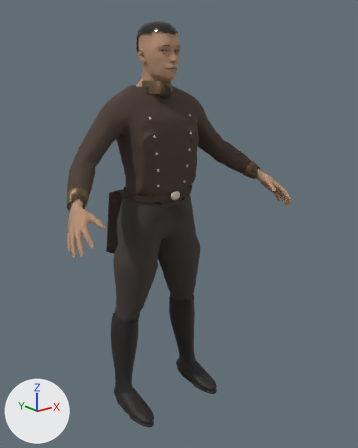
The glTF model web/public/models/characters/surgeon-lod0.glb: old version first, new version second.
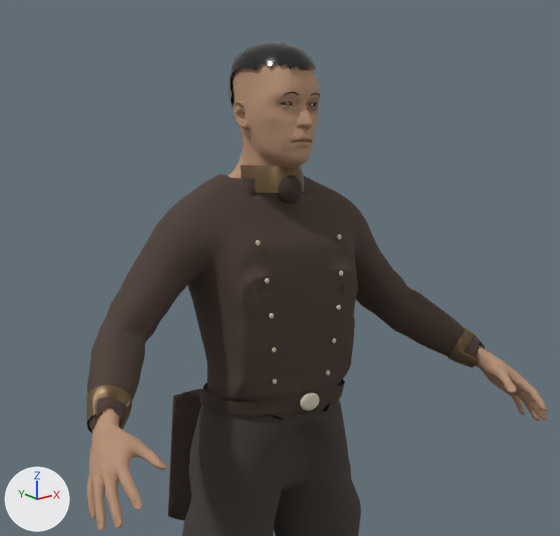
Each version appears first whole from a 50 mm camera at (-1.291, -1.81, 1.58) aimed at (0.051, -0.132, 0.909), and next in a close-up on the part from 7% to 83% of the width and 0% to 58% of the height. Arrows for +X, +Y and +Z are at lower left; the lights stay in place. The first two pictures are the older version. Vertices at exactly the same position are counted once.

Script lines for the objects in view, before the commit:
```python
ob_human_legwear_lod0 = bpy.data.objects.new('Human_legwear_LOD0', me_tailored_breeches)
ob_human_legwear_lod0.location = (0.0, 0.0, 0.0)
ob_human_outfit_lod0 = bpy.data.objects.new('Human_outfit_LOD0', me_tailored_coat)
ob_human_outfit_lod0.location = (0.0, 0.0, 0.0)
ob_human_skin_lod0 = bpy.data.objects.new('Human_skin_LOD0', me_exposed_human_skin)
ob_human_skin_lod0.location = (0.0, 0.0, 0.0)
```
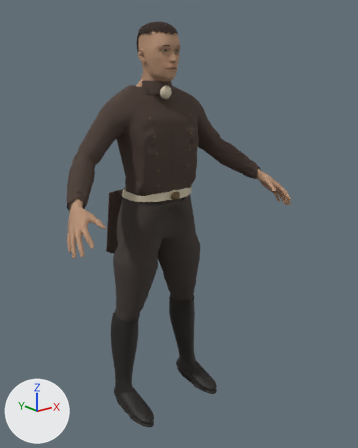
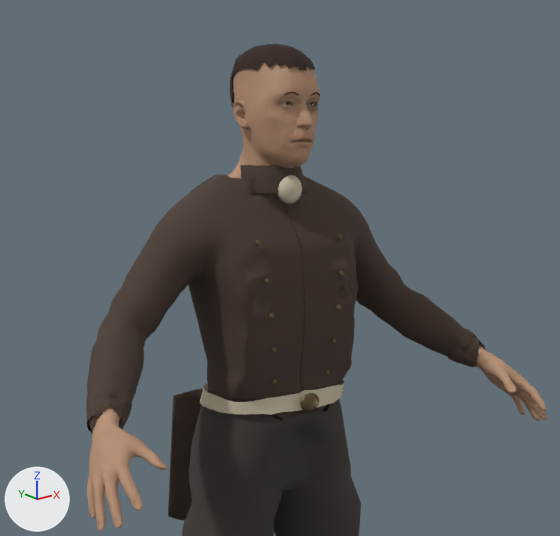
Edits to the bpy script that builds the scene:
```text
Change mat_apparel_atlas:
    add n7 = _N.new('ShaderNodeMix'); n7.name = 'Mix'
    add n7.data_type = 'RGBA'
    add n7.blend_type = 'MULTIPLY'
    add n7.inputs[0].default_value = 1.0  # 'Factor'
    add n8 = _N.new('ShaderNodeVertexColor'); n8.name = 'Color Attribute'
    where n2 = _N.new('ShaderNodeTexImage'); n2.name = 'Image Texture'
    where n0 = _N.new('ShaderNodeBsdfPrincipled'); n0.name = 'Principled BSDF'
    remove _L.new(n2.outputs[0], n0.inputs[0])  # 'Color' to 'Base Color'
    add _L.new(n7.outputs[2], n0.inputs[0])  # 'Result' to 'Base Color'
    add _L.new(n8.outputs[0], n7.inputs[7])  # 'Color' to 'B'
    add _L.new(n2.outputs[0], n7.inputs[6])  # 'Color' to 'A'
Change mat_skin:
    add n6 = _N.new('ShaderNodeMix'); n6.name = 'Mix.001'
    add n6.data_type = 'RGBA'
    add n6.blend_type = 'MULTIPLY'
    add n6.inputs[0].default_value = 1.0  # 'Factor'
    add n7 = _N.new('ShaderNodeVertexColor'); n7.name = 'Color Attribute'
    where n4 = _N.new('ShaderNodeNormalMap'); n4.name = 'Normal Map'
    n4.inputs[0].default_value: 0.28 -> 0.38  # 'Strength'
    where n3 = _N.new('ShaderNodeTexImage'); n3.name = 'Image Texture'
    where n2 = _N.new('ShaderNodeMix'); n2.name = 'Mix'
    remove _L.new(n3.outputs[0], n2.inputs[6])  # 'Color' to 'A'
    add _L.new(n6.outputs[2], n2.inputs[6])  # 'Result' to 'A'
    add _L.new(n7.outputs[0], n6.inputs[7])  # 'Color' to 'B'
    add _L.new(n3.outputs[0], n6.inputs[6])  # 'Color' to 'A'
Change me_tailored_breeches:
    remove me_tailored_breeches.from_pydata(...)  # 972 vertices, 1839 faces; spans x -0.227..0.227, y -0.158..0.115, z 0.444..1.048
    add me_tailored_breeches.from_pydata(...)  # 973 vertices, 1839 faces; spans x -0.227..0.227, y -0.158..0.114, z 0.444..1.048
    me_tailored_breeches part 1: 2 vertices moved within x -0.005..0.054, y 0.008..0.082, z 0.849..1.031; 907 vertices removed from x -0.227..0.227, y -0.155..0.115, z 0.444..1.045; 908 vertices added at x -0.227..0.227, y -0.155..0.114, z 0.444..1.044
Change me_tailored_coat:
    remove me_tailored_coat.from_pydata(...)  # 3992 vertices, 7343 faces; spans x -0.514..0.514, y -0.217..0.181, z 0.698..1.533
    add me_tailored_coat.from_pydata(...)  # 4586 vertices, 8513 faces; spans x -0.514..0.514, y -0.216..0.181, z 0.698..1.533
    me_tailored_coat part 2: a new loose piece of 103 vertices spanning x -0.001..0.001, y -0.156..-0.094, z 1.083..1.467, in mat_apparel_atlas
    me_tailored_coat part 3: a new loose piece of 102 vertices spanning x -0.209..-0.084, y 0.018..0.043, z 1.422..1.515, in mat_apparel_atlas
    me_tailored_coat part 4: 413 vertices moved from x -0.507..0.493, y -0.213..0.095, z 0.999..1.495 to x -0.508..0.493, y -0.214..0.095, z 0.998..1.498; 1818 vertices removed from x -0.512..0.511, y -0.217..0.094, z 0.998..1.514; 1817 vertices added at x -0.512..0.513, y -0.216..0.095, z 0.997..1.513
    me_tailored_coat part 5: 2571 kept faces spanning x -0.514..0.514, y -0.215..0.095, z 0.998..1.533 get new texture (UV) coordinates
    other edits to the shape of me_tailored_coat do not show in these pictures
Change me_exposed_human_skin:
    remove me_exposed_human_skin.from_pydata(...)  # 7850 vertices, 15412 faces; spans x -0.572..0.572, y -0.38..0.051, z 0.95..1.766
    add me_exposed_human_skin.from_pydata(...)  # 7848 vertices, 15411 faces; spans x -0.572..0.572, y -0.38..0.048, z 0.95..1.763
    me_exposed_human_skin part 6
    130 vertices are removed from x -0.079..0.079, y -0.156..0.051, z 1.64..1.766
    210 faces are deleted
    3 vertices move from x -0.034..0.065, y -0.156..0.025, z 1.669..1.673 to x -0.034..0.062, y -0.156..0.012, z 1.669..1.7
    128 vertices are added at x -0.076..0.076, y -0.156..0.048, z 1.64..1.763
    209 new faces join them, mat_apparel_atlas
    me_exposed_human_skin part 7: 1630 kept faces spanning x -0.056..0.056, y -0.159..-0.12, z 1.639..1.68 get new texture (UV) coordinates
```

Where the change shows, as pixel boxes (x1, y1, x2, y2) in the close-ups (560 x 536 px; the box of a moved part takes in the faces that stretch with it):
'Human_outfit_LOD0', recoloured, reshaped: before (86, 165, 485, 521); after (86, 165, 486, 521)
'Human_legwear_LOD0', reshaped: (182, 399, 361, 536) in both
'Human_skin_LOD0', reshaped: before (87, 42, 548, 531); after (87, 44, 548, 531)
part 2 of me_tailored_coat, added: after (286, 205, 305, 377)
part 3 of me_tailored_coat, added: after (188, 174, 219, 194)
part 4 of me_tailored_coat, moved or reshaped: before (87, 175, 485, 430); after (87, 175, 486, 430)
part 5 of me_tailored_coat, surface changed: (86, 165, 475, 430) in both
part 6 of me_exposed_human_skin, moved or reshaped: before (228, 42, 316, 108); after (230, 44, 315, 108)
part 7 of me_exposed_human_skin, surface changed: (281, 92, 320, 106) in both
